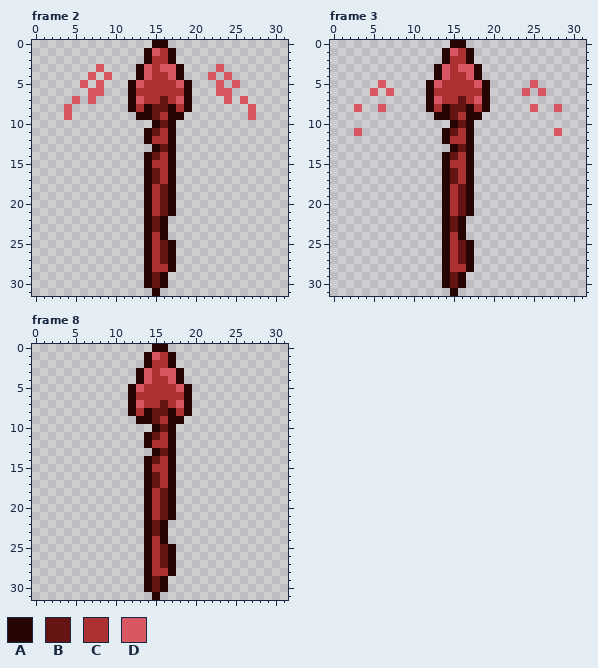
Two versions of one pixel-art file, Assets/Textures/Aseprite Filer/BloodArrow.aseprite. Above is the file before it was changed.
32x32 pixels, 8 frames. Shown: frame 2, frame 3, frame 8. The commit also changed other frames, which this record leaves out.
Visible layers, top first: "Layer 2", "Layer 1".
Palette (. is transparent): A #280505  B #651313  C #ac3232  D #d95763
Pixels before, frame 2, first column x 4:
 0 ...........AA...........
 1 ..........ADCA..........
 2 ..........ACCA..........
 3 ....D....ADCDDA....D....
 4 ...D.D...ADCCDA...D.D...
 5 ..D.D...ADCCCCDA...D.D..
 6 ...DD...ACCCCCCA...DD...
 7 .D.D....ADCCBCDA....D.D.
 8 D.......ACABBACA.......D
 9 D........AABCAA........D
10 ...........ABA..........
11 ..........ABCA..........
12 ..........ACCA..........
13 ...........ABA..........
14 ..........ABCA..........
15 ..........ACCA..........
16 ..........ABCA..........
17 ..........ABCA..........
18 ..........ACBA..........
19 ..........ACBA..........
20 ..........ACBA..........
21 ..........ACBA..........
22 ..........ABA...........
23 ..........ABA...........
24 ..........ACA...........
25 ..........ACBA..........
26 ..........ACBA..........
27 ..........ACBA..........
28 ..........ACCA..........
29 ..........ABA...........
30 ..........ABA...........
31 ...........A............
Pixels before, frame 3, first column x 3:
 0 ............AA............
 1 ...........ADCA...........
 2 ...........ACCA...........
 3 ..........ADCDDA..........
 4 ..........ADCCDA..........
 5 ...D.....ADCCCCDA.....D...
 6 ..D.D....ACCCCCCA....D.D..
 7 .........ADCCBCDA.........
 8 D..D.....ACABBACA.....D..D
 9 ..........AABCAA..........
10 ............ABA...........
11 D..........ABCA..........D
12 ...........ACCA...........
13 ............ABA...........
14 ...........ABCA...........
15 ...........ACCA...........
16 ...........ABCA...........
17 ...........ABCA...........
18 ...........ACBA...........
19 ...........ACBA...........
20 ...........ACBA...........
21 ...........ACBA...........
22 ...........ABA............
23 ...........ABA............
24 ...........ACA............
25 ...........ACBA...........
26 ...........ACBA...........
27 ...........ACBA...........
28 ...........ACCA...........
29 ...........ABA............
30 ...........ABA............
31 ............A.............
Pixels before, frame 8, first column x 12:
 0 ...AA...
 1 ..ADCA..
 2 ..ACCA..
 3 .ADCDDA.
 4 .ADCCDA.
 5 ADCCCCDA
 6 ACCCCCCA
 7 ADCCBCDA
 8 ACABBACA
 9 .AABCAA.
10 ...ABA..
11 ..ABCA..
12 ..ACCA..
13 ...ABA..
14 ..ABCA..
15 ..ACCA..
16 ..ABCA..
17 ..ABCA..
18 ..ACBA..
19 ..ACBA..
20 ..ACBA..
21 ..ACBA..
22 ..ABA...
23 ..ABA...
24 ..ACA...
25 ..ACBA..
26 ..ACBA..
27 ..ACBA..
28 ..ACCA..
29 ..ABA...
30 ..ABA...
31 ...A....
After the commit:
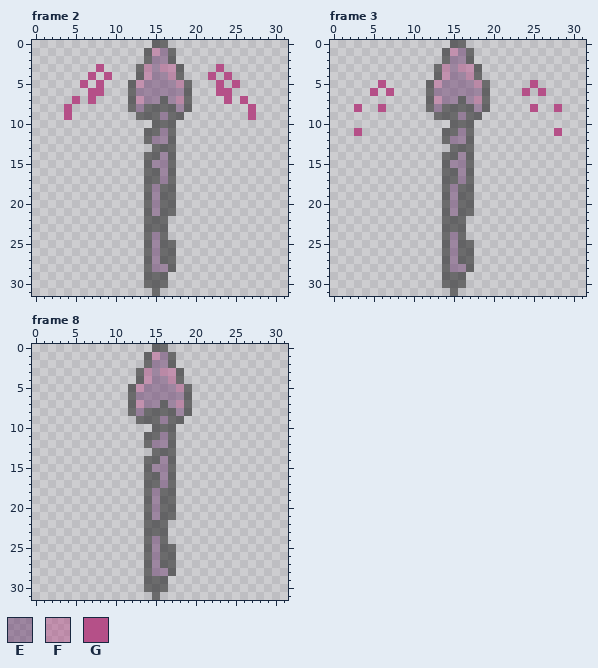
Colours new in this view: E #68386c7a  F #b550887a  G #b55088
Edits made:
layer "Layer 1" opacity 100% -> 48%
Colour A changes from #280505 to #0000007a.
Frame 2, layers "Layer 2", "Layer 1":
Colour B becomes colour A in row 7 at x 16; in row 8 at x 15 to 16; in row 9 at x 15; in row 10 at x 16; in row 11 at x 15; in row 13 at x 16.
Colour B becomes colour A in row 14 at x 15; in rows 16 to 17 at x 15; in rows 18 to 21 at x 16; in rows 22 to 23 at x 15; in rows 25 to 27 at x 16; in rows 29 to 30 at x 15.
Colour C becomes colour E in row 1 at x 16; in row 2 at x 15 to 16; in row 3 at x 15; in row 4 at x 15 to 16; in row 5 at x 14 to 17; in row 6 at x 13 to 18.
Colour C becomes colour E in row 7 at x 14 to 15 and 17; in row 8 at x 13 and 18; in row 9 at x 16; in row 11 at x 16; in row 12 at x 15 to 16; in row 14 at x 16.
Colour C becomes colour E in row 15 at x 15 to 16; in rows 16 to 17 at x 16; in rows 18 to 21 at x 15; in rows 24 to 27 at x 15; in row 28 at x 15 to 16.
Colour D becomes colour F in row 1 at x 15; in row 3 at x 14 and 16 to 17; in row 4 at x 14 and 17; in row 5 at x 13 and 18; in row 7 at x 13 and 18.
Colour D becomes colour G in row 3 at x 8 and 23; in row 4 at x 7, 9, 22 and 24; in row 5 at x 6, 8, 23 and 25; in row 6 at x 7 to 8 and 23 to 24; in row 7 at x 5, 7, 24 and 26; in rows 8 to 9 at x 4 and 27.
Frame 3, layers "Layer 2", "Layer 1":
Colour B becomes colour A in row 7 at x 16; in row 8 at x 15 to 16; in row 9 at x 15; in row 10 at x 16; in row 11 at x 15; in row 13 at x 16.
Colour B becomes colour A in row 14 at x 15; in rows 16 to 17 at x 15; in rows 18 to 21 at x 16; in rows 22 to 23 at x 15; in rows 25 to 27 at x 16; in rows 29 to 30 at x 15.
Colour C becomes colour E in row 1 at x 16; in row 2 at x 15 to 16; in row 3 at x 15; in row 4 at x 15 to 16; in row 5 at x 14 to 17; in row 6 at x 13 to 18.
Colour C becomes colour E in row 7 at x 14 to 15 and 17; in row 8 at x 13 and 18; in row 9 at x 16; in row 11 at x 16; in row 12 at x 15 to 16; in row 14 at x 16.
Colour C becomes colour E in row 15 at x 15 to 16; in rows 16 to 17 at x 16; in rows 18 to 21 at x 15; in rows 24 to 27 at x 15; in row 28 at x 15 to 16.
Colour D becomes colour F in row 1 at x 15; in row 3 at x 14 and 16 to 17; in row 4 at x 14 and 17; in row 5 at x 13 and 18; in row 7 at x 13 and 18.
Colour D becomes colour G in row 5 at x 6 and 25; in row 6 at x 5, 7, 24 and 26; in row 8 at x 3, 6, 25 and 28; in row 11 at x 3 and 28.
Frame 8, layer "Layer 1":
Colour B becomes colour A in row 7 at x 16; in row 8 at x 15 to 16; in row 9 at x 15; in row 10 at x 16; in row 11 at x 15; in row 13 at x 16.
Colour B becomes colour A in row 14 at x 15; in rows 16 to 17 at x 15; in rows 18 to 21 at x 16; in rows 22 to 23 at x 15; in rows 25 to 27 at x 16; in rows 29 to 30 at x 15.
Colour C becomes colour E in row 1 at x 16; in row 2 at x 15 to 16; in row 3 at x 15; in row 4 at x 15 to 16; in row 5 at x 14 to 17; in row 6 at x 13 to 18.
Colour C becomes colour E in row 7 at x 14 to 15 and 17; in row 8 at x 13 and 18; in row 9 at x 16; in row 11 at x 16; in row 12 at x 15 to 16; in row 14 at x 16.
Colour C becomes colour E in row 15 at x 15 to 16; in rows 16 to 17 at x 16; in rows 18 to 21 at x 15; in rows 24 to 27 at x 15; in row 28 at x 15 to 16.
Colour D becomes colour F in row 1 at x 15; in row 3 at x 14 and 16 to 17; in row 4 at x 14 and 17; in row 5 at x 13 and 18; in row 7 at x 13 and 18.
Pixel boxes of the changes (left, top, right, bottom) in both pictures:
changed: (64, 40, 256, 296)
changed: (426, 40, 490, 296)
changed: (354, 80, 394, 136)
changed: (522, 80, 562, 136)
changed: (128, 344, 192, 600)
